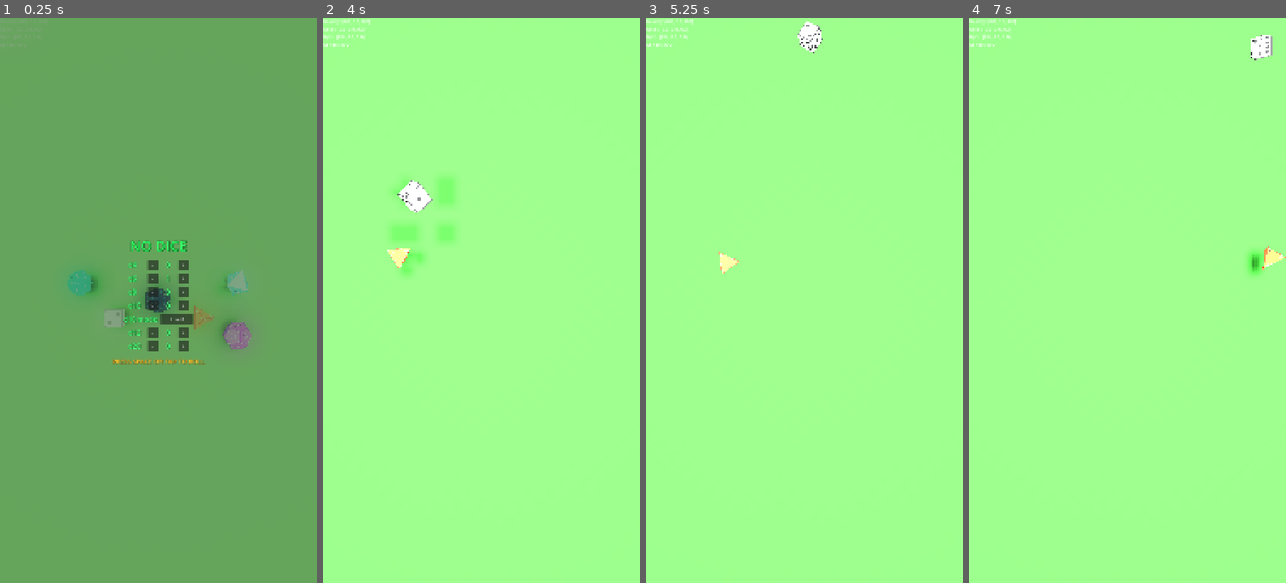
Above: before the commit, frames 1-4 (left to right).
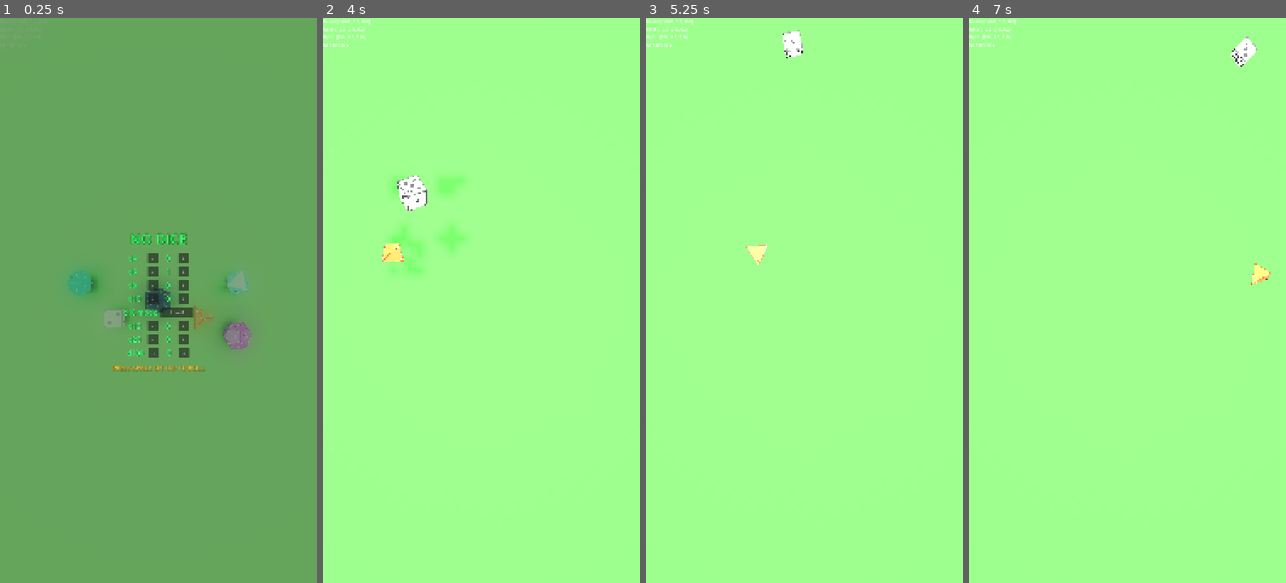
Above: after the commit, the same moments.

Repository: MatthieuLJ/no_dice
Game: Godot game, scene res://die.tscn
The game is run twice, just before and just after one commit, with the same random seed, the same clock (stepped at 60 frames per second) and the same inputs.
Inputs (mouse positions are in pixels of both pictures, inside the frame that each line leads up to):
- Up to frame 1 (0.25 s): no input
- Up to frame 2 (4 s): click "-" at 0.5 s; click "+" at 1.25 s; click "Low 0" at 2 s; click "High 10" at 2.75 s; tap Space at 3.5, 3.77 s; move the mouse to (551, 272) at 3.52 s; hold Right (ui_right) from 3.53 s (still down); tap Enter at 3.6 s; click (551, 272) at 3.67 s
- Up to frame 3 (5.25 s): release Right (ui_right) at 4.25 s; drag from (741, 328) to (788, 413) at 4.27 s; move the mouse to (836, 176) at 5.02 s; hold Right (ui_right) from 5.03 s (still down); tap R at 5.1 s; click (836, 176) at 5.17 s
- Up to frame 4 (7 s): release Right (ui_right) at 5.75 s; drag from (1111, 413) to (1032, 215) at 5.77 s; move the mouse to (1222, 385) at 6.52 s; hold Left (ui_left) from 6.53 s (still down); tap Keypad Enter at 6.6 s; click (1222, 385) at 6.67 s; tap Space at 6.77 s

The runs differ from the first frame. In frame 1, 2.2% of the frame differs, in the area x 35-65%, y 38-63%; in frame 2, 0.7%; in frame 3, 0.8%; in frame 4, 0.9%.

Commit message:
feat(ui): add D100 quantity selector to Start Menu instantiating D10 Tens and D10 Units percentile pair

Diff:
--- a/d10.gd
+++ b/d10.gd
@@ -136,9 +136,21 @@
 
 		mesh_inst.mesh = st.commit()
 
-func set_d10_mode(high_10: bool) -> void:
-	is_high_10 = high_10
-	var tex_path = "res://textures/d10_high_texture.png" if is_high_10 else "res://textures/d10_texture.png"
+func set_d10_mode(param: Variant) -> void:
+	var mode_str: String = "low_0"
+	if param is bool:
+		is_high_10 = param
+		mode_str = "high_10" if param else "low_0"
+	elif param is String:
+		mode_str = param
+		is_high_10 = (param == "high_10")
+
+	var tex_path: String = "res://textures/d10_texture.png"
+	if mode_str == "high_10":
+		tex_path = "res://textures/d10_high_texture.png"
+	elif mode_str == "tens":
+		tex_path = "res://textures/d10_tens_texture.png"
+
 	var mesh_inst = get_node_or_null("MeshInstance3D") as MeshInstance3D
 	if mesh_inst:
 		var tex = load(tex_path)
--- a/start_menu.gd
+++ b/start_menu.gd
@@ -9,6 +9,7 @@
 	"d10": 0,
 	"d12": 0,
 	"d20": 0,
+	"d100": 0,
 	"d10_mode": "low_0"
 }
 
@@ -44,6 +45,10 @@
 @onready var minus_d20: Button = get_node_or_null("MenuContainer/VBoxContainer/ConfigContainer/RowD20/MinusButton")
 @onready var plus_d20: Button = get_node_or_null("MenuContainer/VBoxContainer/ConfigContainer/RowD20/PlusButton")
 
+@onready var label_d100: Label = get_node_or_null("MenuContainer/VBoxContainer/ConfigContainer/RowD100/CountLabel")
+@onready var minus_d100: Button = get_node_or_null("MenuContainer/VBoxContainer/ConfigContainer/RowD100/MinusButton")
+@onready var plus_d100: Button = get_node_or_null("MenuContainer/VBoxContainer/ConfigContainer/RowD100/PlusButton")
+
 var _is_active: bool = true
 var _blink_timer: float = 0.0
 
@@ -58,6 +63,7 @@
 	_connect_row("d10", minus_d10, plus_d10)
 	_connect_row("d12", minus_d12, plus_d12)
 	_connect_row("d20", minus_d20, plus_d20)
+	_connect_row("d100", minus_d100, plus_d100)
 
 	if d10_mode_button:
 		d10_mode_button.pressed.connect(_on_d10_mode_pressed)
@@ -87,12 +93,13 @@
 	if label_d10: label_d10.text = str(dice_counts.get("d10", 0))
 	if label_d12: label_d12.text = str(dice_counts.get("d12", 0))
 	if label_d20: label_d20.text = str(dice_counts.get("d20", 0))
+	if label_d100: label_d100.text = str(dice_counts.get("d100", 0))
 	if d10_mode_button:
 		d10_mode_button.text = "High 10" if is_d10_high_10 else "Low 0"
 
 func get_total_count() -> int:
 	var total: int = 0
-	for key in ["d4", "d6", "d8", "d10", "d12", "d20"]:
+	for key in ["d4", "d6", "d8", "d10", "d12", "d20", "d100"]:
 		total += int(dice_counts.get(key, 0))
 	return total
 
@@ -121,7 +128,8 @@
 			minus_d10, plus_d10,
 			d10_mode_button,
 			minus_d12, plus_d12,
-			minus_d20, plus_d20
+			minus_d20, plus_d20,
+			minus_d100, plus_d100
 		]
 		for btn in buttons:
 			if btn and btn.get_global_rect().has_point(mouse_pos):
--- a/start_menu.tscn
+++ b/start_menu.tscn
@@ -270,6 +270,36 @@
 size_flags_vertical = 4
 text = "+"
 
+[node name="RowD100" type="HBoxContainer" parent="MenuContainer/VBoxContainer/ConfigContainer"]
+layout_mode = 2
+theme_override_constants/separation = 16
+alignment = 1
+
+[node name="D100Label" type="Label" parent="MenuContainer/VBoxContainer/ConfigContainer/RowD100"]
+custom_minimum_size = Vector2(50, 0)
+layout_mode = 2
+text = "d100"
+label_settings = SubResource("LabelSettings_config")
+
+[node name="MinusButton" type="Button" parent="MenuContainer/VBoxContainer/ConfigContainer/RowD100"]
+custom_minimum_size = Vector2(36, 36)
+layout_mode = 2
+size_flags_vertical = 4
+text = "-"
+
+[node name="CountLabel" type="Label" parent="MenuContainer/VBoxContainer/ConfigContainer/RowD100"]
+custom_minimum_size = Vector2(36, 0)
+layout_mode = 2
+text = "0"
+label_settings = SubResource("LabelSettings_config")
+horizontal_alignment = 1
+
+[node name="PlusButton" type="Button" parent="MenuContainer/VBoxContainer/ConfigContainer/RowD100"]
+custom_minimum_size = Vector2(36, 36)
+layout_mode = 2
+size_flags_vertical = 4
+text = "+"
+
 [node name="BlinkPrompt" type="Label" parent="MenuContainer/VBoxContainer"]
 layout_mode = 2
 text = "PRESS SPACE OR TAP TO ROLL"
--- a/world_physics.gd
+++ b/world_physics.gd
@@ -54,49 +54,60 @@
 		"d20": d20
 	}
 
-	var is_d10_high: bool = (counts.get("d10_mode", "low_0") == "high_10")
+	var d10_mode_str: String = counts.get("d10_mode", "low_0")
+	var d100_count: int = int(counts.get("d100", 0))
+
+	# Hide template base dice by default
+	for base in [d4, d6, d8, d10, d12, d20]:
+		if is_instance_valid(base):
+			base.visible = false
+			base.process_mode = PROCESS_MODE_DISABLED
 
 	var spawn_idx: int = 0
+
+	# Spawn standard dice (D4, D6, D8, D10, D12, D20)
 	for type_key in ["d4", "d6", "d8", "d10", "d12", "d20"]:
 		var req_count: int = int(counts.get(type_key, 0))
 		var base_die = dice_map.get(type_key) as RigidBody3D
 		if not is_instance_valid(base_die):
 			continue
 
-		if type_key == "d10" and base_die.has_method("set_d10_mode"):
-			base_die.call("set_d10_mode", is_d10_high)
-
-		if req_count > 0:
-			base_die.visible = true
-			base_die.process_mode = PROCESS_MODE_INHERIT
-			dice.append(base_die)
-
-			var col_x = (spawn_idx % 5) * 0.12 - 0.24
-			var row_z = (spawn_idx / 5) * 0.12 - 0.24
-			var spawn_y = 0.15 + (randf() * 0.15)
-
-			base_die.position = Vector3(col_x + randf_range(-0.02, 0.02), spawn_y, row_z + randf_range(-0.02, 0.02))
-			base_die.rotation = Vector3(randf_range(0, TAU), randf_range(0, TAU), randf_range(0, TAU))
+		for i in range(req_count):
+			var mode_param: Variant = d10_mode_str if type_key == "d10" else null
+			_spawn_die_instance(base_die, mode_param, spawn_idx)
 			spawn_idx += 1
 
-			for i in range(1, req_count):
-				var extra_die = base_die.duplicate() as RigidBody3D
-				if type_key == "d10" and extra_die.has_method("set_d10_mode"):
-					extra_die.call("set_d10_mode", is_d10_high)
-				add_child(extra_die)
-				extra_die.visible = true
-
-				col_x = (spawn_idx % 5) * 0.12 - 0.24
-				row_z = (spawn_idx / 5) * 0.12 - 0.24
-				spawn_y = 0.15 + (randf() * 0.15)
-
-				extra_die.position = Vector3(col_x + randf_range(-0.02, 0.02), spawn_y, row_z + randf_range(-0.02, 0.02))
-				extra_die.rotation = Vector3(randf_range(0, TAU), randf_range(0, TAU), randf_range(0, TAU))
-				dice.append(extra_die)
-				spawn_idx += 1
-		else:
-			base_die.visible = false
-			base_die.process_mode = PROCESS_MODE_DISABLED
+	# Spawn D100 dice (pair of D10 Tens + D10 Low 0)
+	if d100_count > 0 and is_instance_valid(d10):
+		for i in range(d100_count):
+			# 1. D10 Tens die (00..90)
+			_spawn_die_instance(d10, "tens", spawn_idx)
+			spawn_idx += 1
+
+			# 2. D10 Units die (0..9)
+			_spawn_die_instance(d10, "low_0", spawn_idx)
+			spawn_idx += 1
+
+func _spawn_die_instance(base_die: RigidBody3D, mode_param: Variant, spawn_idx: int) -> RigidBody3D:
+	var die_to_use: RigidBody3D = base_die
+	if base_die.get_parent() != null and base_die.visible:
+		die_to_use = base_die.duplicate() as RigidBody3D
+		add_child(die_to_use)
+
+	die_to_use.visible = true
+	die_to_use.process_mode = PROCESS_MODE_INHERIT
+
+	if mode_param != null and die_to_use.has_method("set_d10_mode"):
+		die_to_use.call("set_d10_mode", mode_param)
+
+	var col_x = (spawn_idx % 5) * 0.12 - 0.24
+	var row_z = (spawn_idx / 5) * 0.12 - 0.24
+	var spawn_y = 0.15 + (randf() * 0.15)
+
+	die_to_use.position = Vector3(col_x + randf_range(-0.02, 0.02), spawn_y, row_z + randf_range(-0.02, 0.02))
+	die_to_use.rotation = Vector3(randf_range(0, TAU), randf_range(0, TAU), randf_range(0, TAU))
+	dice.append(die_to_use)
+	return die_to_use
 
 func set_dice_count(count: int) -> void:
 	count = max(1, count)
